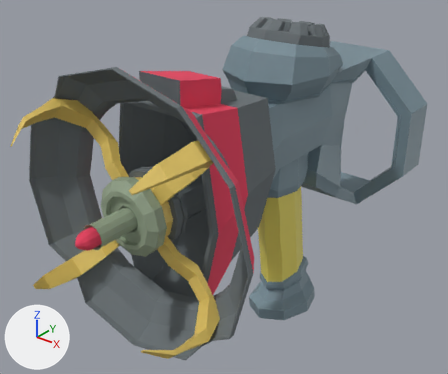
Before and after pictures for a commit that changed the FBX model Facility Work/Weapons/ImpulseGun_SeamMarked.fbx.
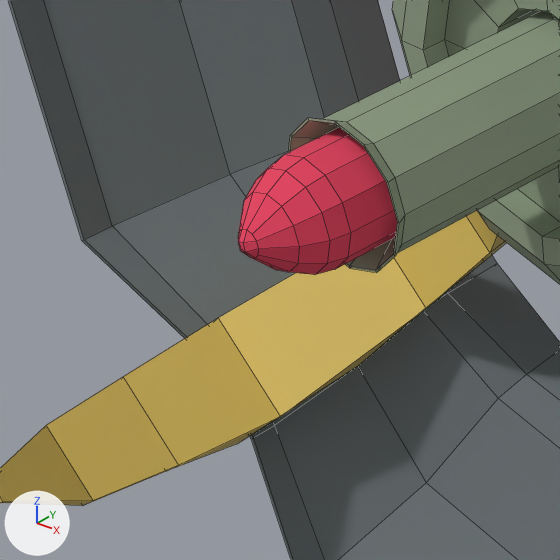
Each version is shown whole from a camera (50 mm lens) standing at (0.556, -0.864, 0.574) and looking at (-0.038, -0.121, 0.113), then close up on the part from 8% to 29% of the width and 55% to 80% of the height. The axes (+X, +Y, +Z) are drawn at lower left. The lights are the same throughout. The close-ups show mesh edges as thin lines. Where no turn or scale is listed for an object, it has been applied to the vertices. Vertices at the same position are counted once.

Names of what the first close-up shows: 'ConnectedBase'.
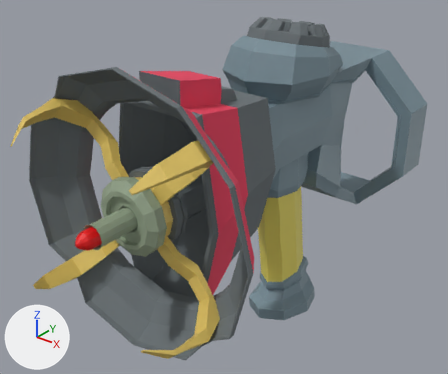
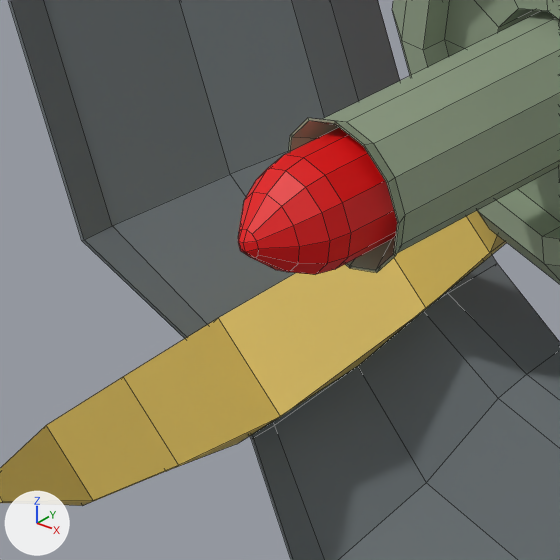
Pixel boxes (x1, y1, x2, y2) of what changed, in the close-ups (560 x 560 px):
```json
{"part": 1, "of": "me_mesh_004", "change": "recoloured", "before": [238, 127, 397, 274], "after": [238, 127, 397, 274]}
```

Scene script edits in JSON lines:
```json
{"op": "add", "block": "mat_the_tip", "code": ["mat_the_tip = principled_material('The_Tip')", "mat_the_tip.base_color = (0.8, 0.0, 0.00129)  # red #e70004"]}
{"block": "me_mesh_004", "where": "me_mesh_004.from_pydata(...)  # 1374 vertices, 1329 faces; spans x -0.208..0.208, y -0.463..0.26, z -0.196..0.386"}
{"block": "me_mesh_004", "where": "# used by ob_connectedbase; location = (0.0, 0.0, 0.0)"}
{"block": "me_mesh_004", "change": "me_mesh_004 part 1: all 57 faces centred in x -0.012..0.012, y -0.463..-0.437, z 0.16..0.185 switch from mat_stripe (red #e74160) to mat_the_tip (red #e70004)"}
```
